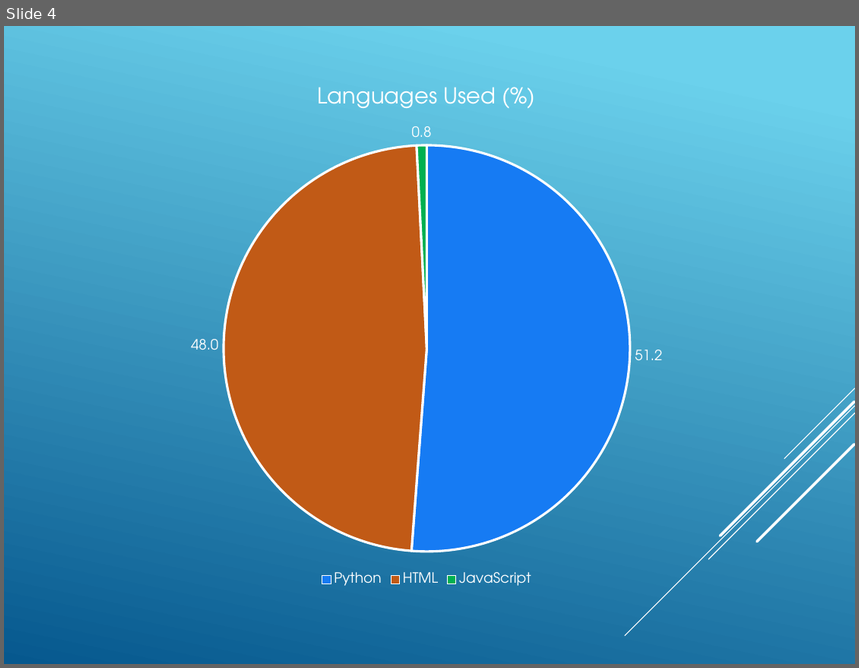
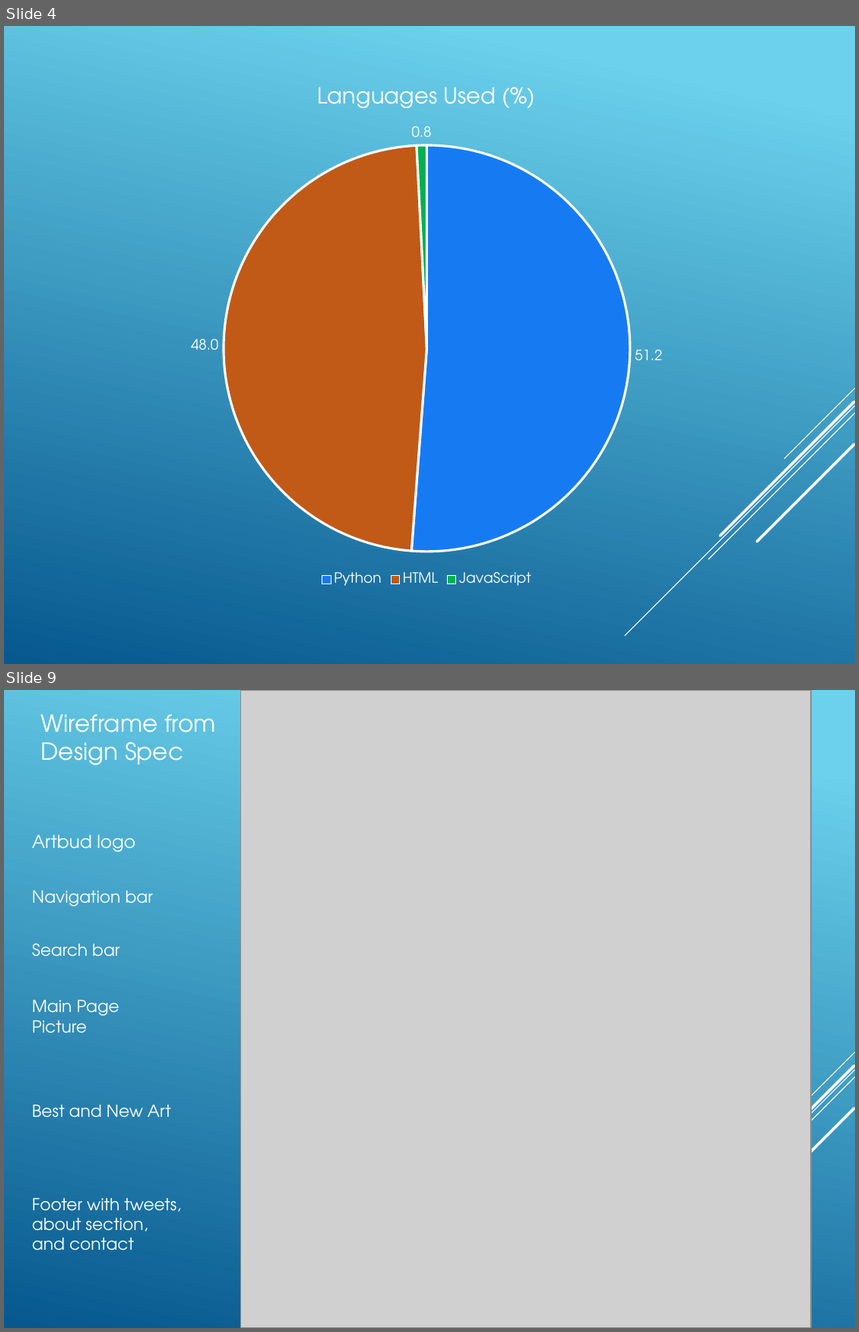
Before and after one commit to GilesMunn/artbud, a slide deck: presentation_material/powerpoint.pptx. Shown one above the other, each under a label of ours: slide 4 before the commit, slides 4 and 9 after it; the slides between them are not shown. The pictures are 859x668 and 859x1332 pixels, drawn with LibreOffice and Linux fonts; fonts in the diff are those of the drawing; grey boxes stand for pictures. Boxes give left, top, right and bottom in pixels: in the first picture for what was removed or moved away, otherwise in the second. Text is boxed around its words. In the diff, an @@ line names an element or a change of style, - is before the commit and + after.

Commit message:
Added rest of wireframes

```diff
--- a/presentation_material/powerpoint.pptx
+++ b/presentation_material/powerpoint.pptx
@@ slide 9 added at box(4, 690, 855, 1328), background gradient #6ED2EB to #06588E; not listed: 5 template elements that a slide beside it also shows @@
@@ picture added at box(240, 690, 811, 1328) @@
@@ text added at box(41, 714, 216, 765), 20 pt, text #FFFFFF @@
+Wireframe from
+Design Spec
@@ text added at box(32, 834, 135, 852), 15 pt, text #FFFFFF @@
+Artbud logo
@@ text added at box(32, 891, 153, 907), 14 pt, text #FFFFFF @@
+Navigation bar
@@ text added at box(32, 943, 120, 957), 14 pt, text #FFFFFF @@
+Search bar
@@ text added at box(32, 1000, 120, 1034), 14 pt, text #FFFFFF @@
+Main Page Picture
@@ text added at box(32, 1105, 171, 1118), 14 pt, text #FFFFFF @@
+Best and New Art
@@ text added at box(32, 1198, 181, 1251), 14 pt, text #FFFFFF @@
+Footer with tweets, about section,
+and contact
```
Also in this commit, not shown: 2 slides changed, 3 other slides added.
